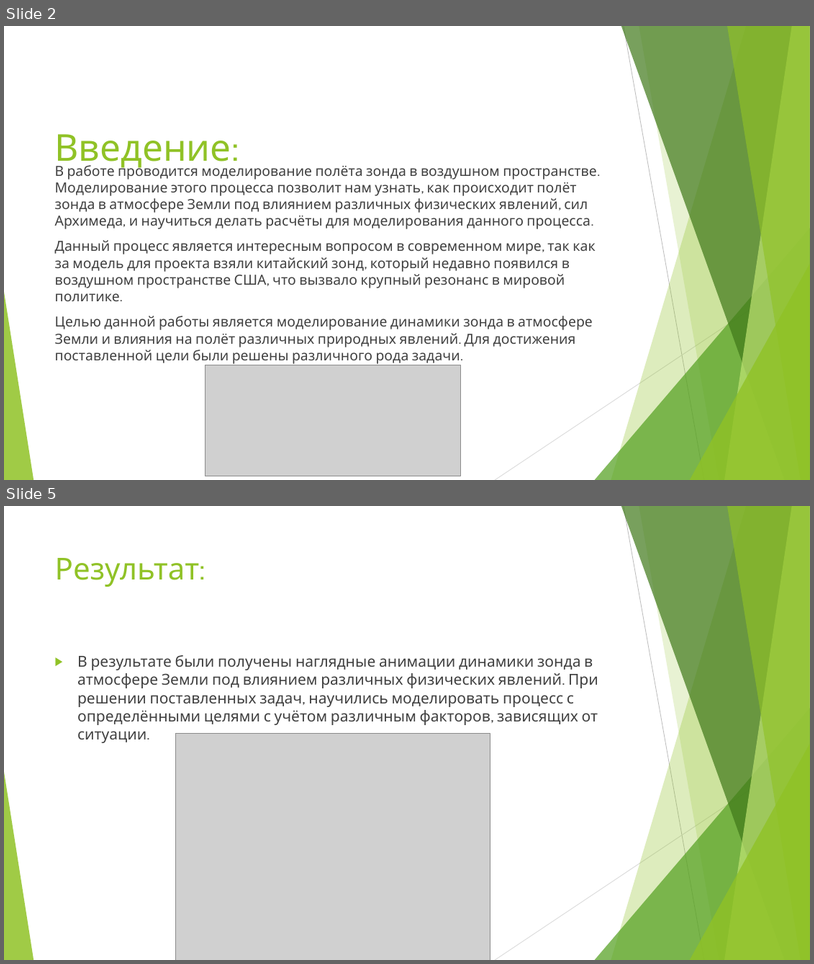
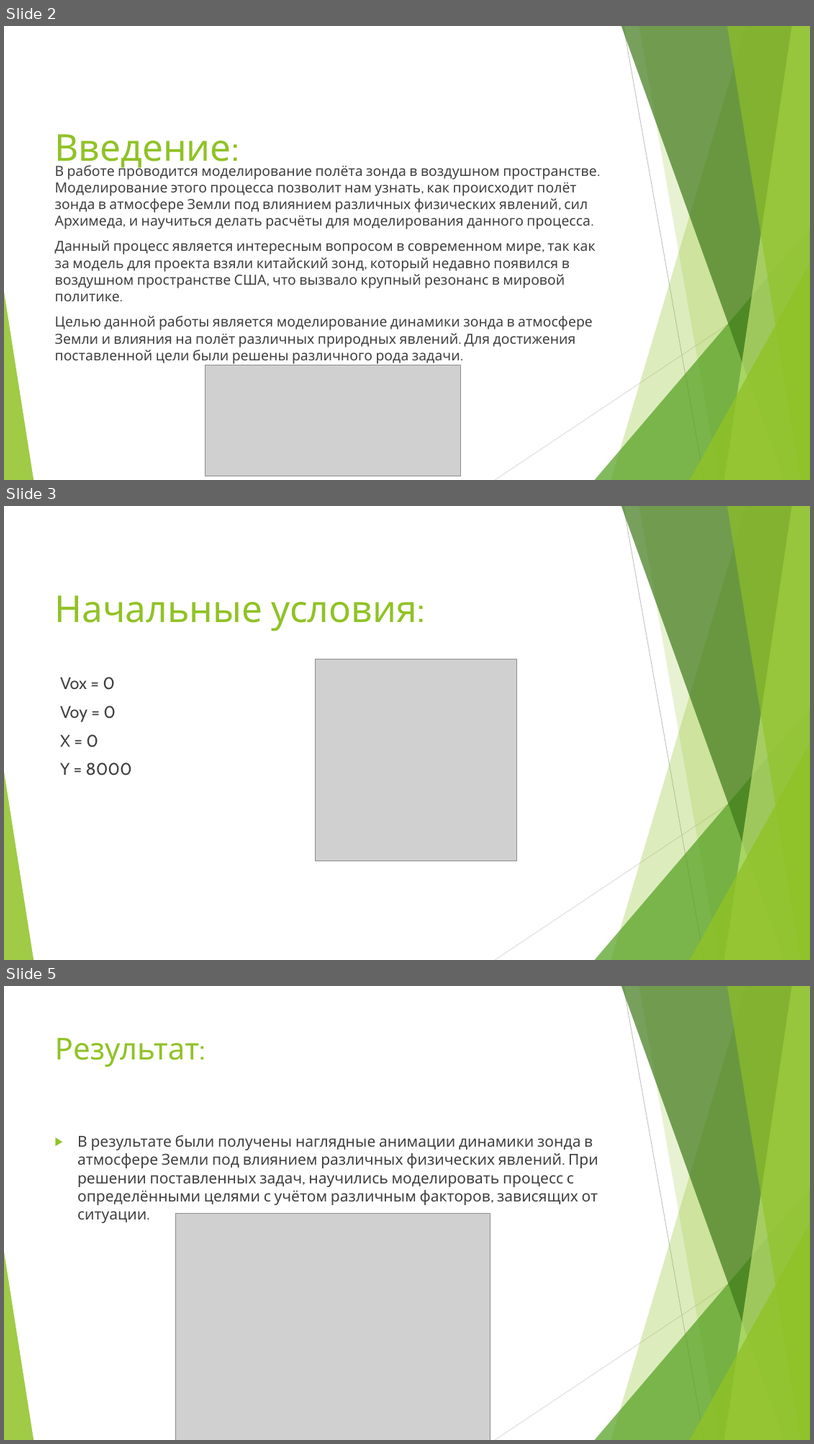
Before and after one commit to xkotoff/math_modeling_projects, a slide deck: Цзяоцзы над США.pptx. Shown one above the other, each under a label of ours: slides 2 and 5 before the commit, slides 2, 3 and 5 after it; the slides between them are not shown. The pictures are 814x964 and 814x1444 pixels, drawn with LibreOffice and Linux fonts; fonts in the diff are those of the drawing; grey boxes stand for pictures. Boxes give left, top, right and bottom in pixels: in the first picture for what was removed or moved away, otherwise in the second. Text is boxed around its words. In the diff, an @@ line names an element or a change of style, - is before the commit and + after.

```diff
--- a/Цзяоцзы над США.pptx
+++ b/Цзяоцзы над США.pptx
@@ slide 3 added at (x1=4, y1=506, x2=810, y2=960), background #FFFFFF; not listed: 10 template elements that a slide beside it also shows @@
@@ title added at (x1=55, y1=595, x2=425, y2=631), 44 pt, text #90C226 @@
+Начальные условия:
@@ text added at (x1=60, y1=677, x2=132, y2=775), 20 pt, text #404040 @@
+Vox = 0
+Voy = 0
+X = 0
+Y = 8000
@@ picture added at (x1=316, y1=659, x2=517, y2=860) @@
```
Also in this commit, not shown: 1 slide changed, 1 slide removed.
